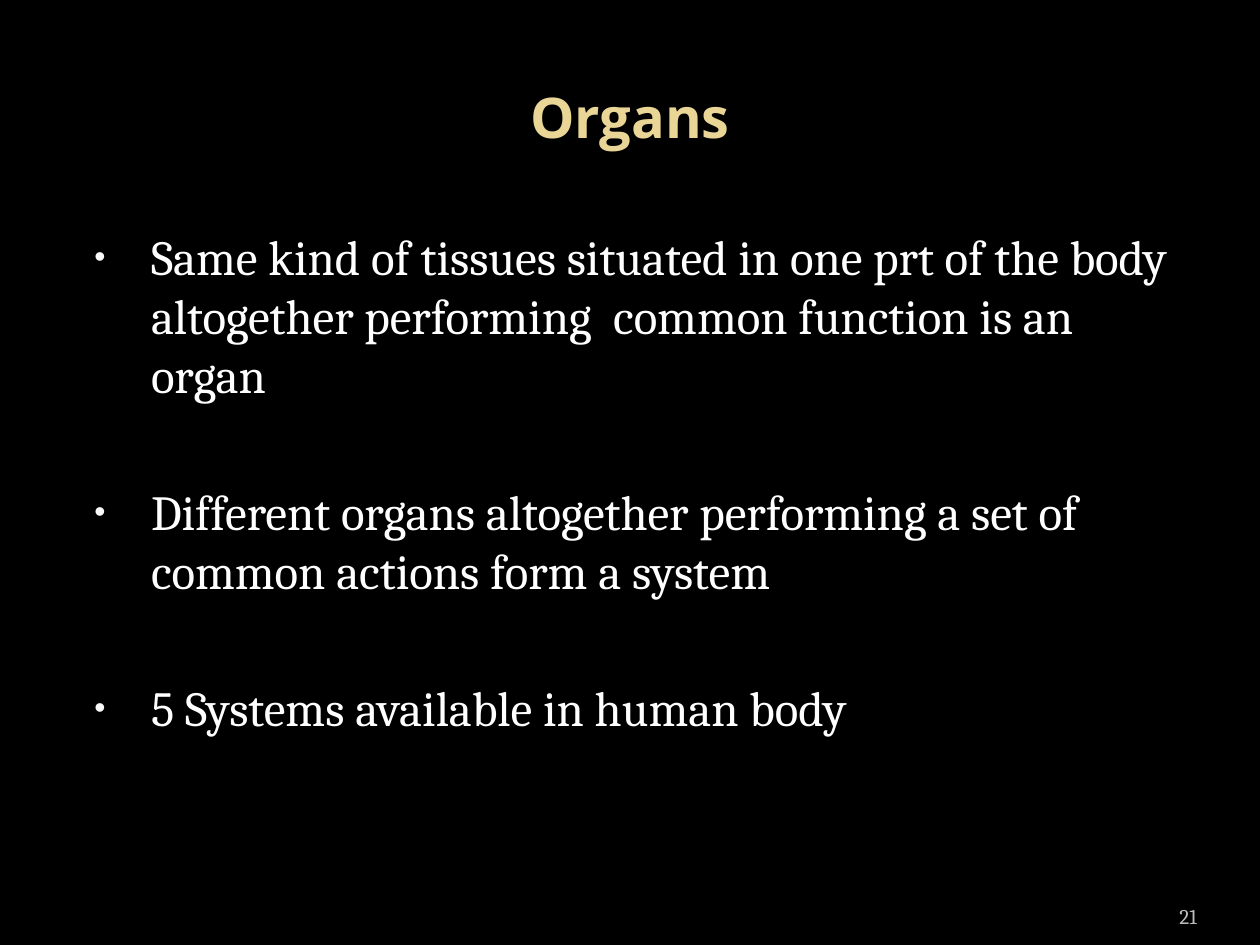
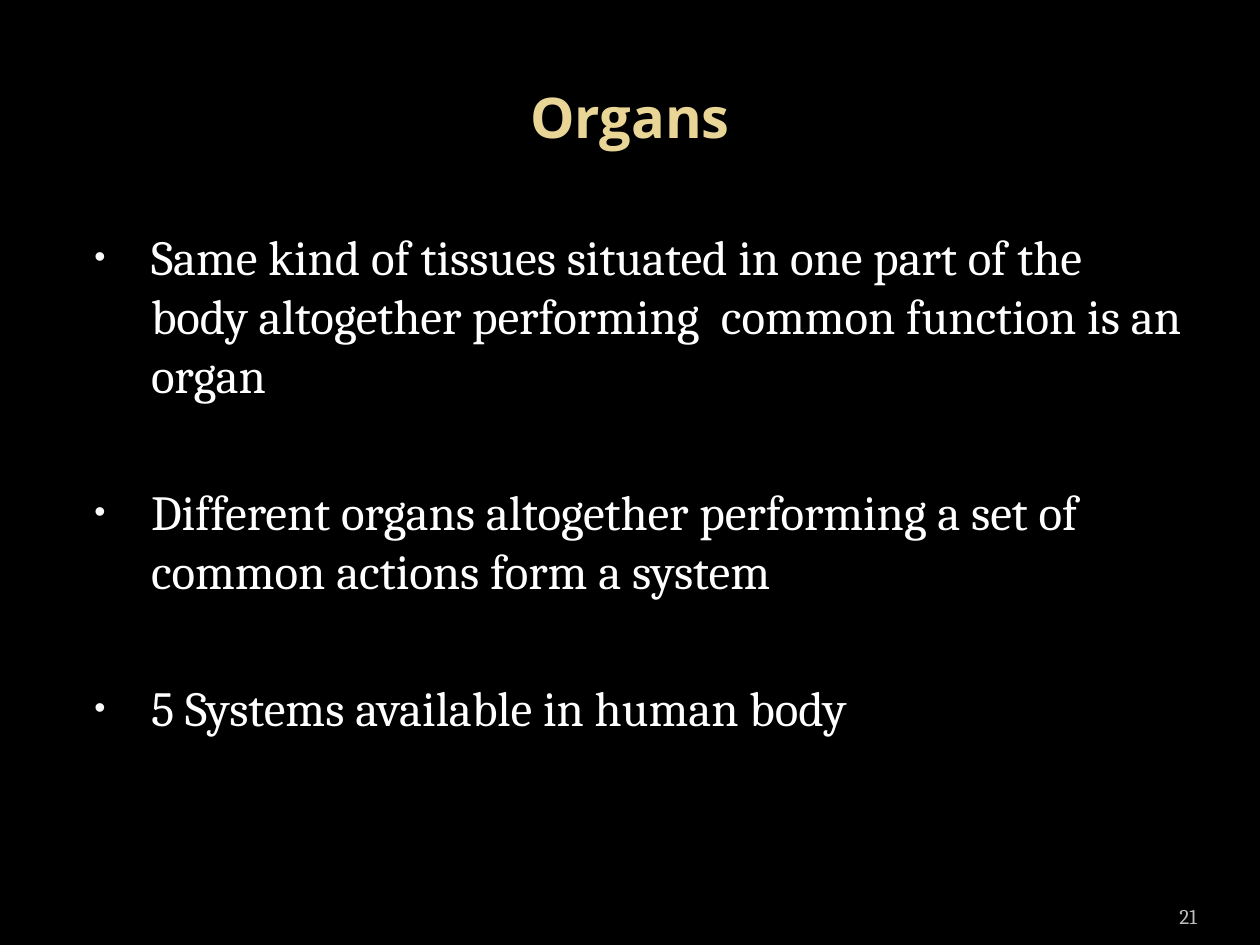
Before and after one commit to mukherr1/tutorials, a slide deck: slide 21 of Presentation1.pptx. Drawn at 1260x945 pixels with LibreOffice and Linux fonts; fonts in the diff are those of the drawing; background and template pictures are left out. Boxes give left, top, right and bottom in pixels: in the first picture for what was removed or moved away, otherwise in the second. Text is boxed around its words. In the diff, an @@ line names an element or a change of style, - is before the commit and + after.

```diff
--- a/Presentation1.pptx
+++ b/Presentation1.pptx
@@ text at [151, 240, 1181, 404]: text changed @@
-• Same kind of tissues situated in one prt of the body altogether performing common function is an organ
+• Same kind of tissues situated in one part of the body altogether performing common function is an organ
```
Also in this commit, not shown: 2 other slides changed.
